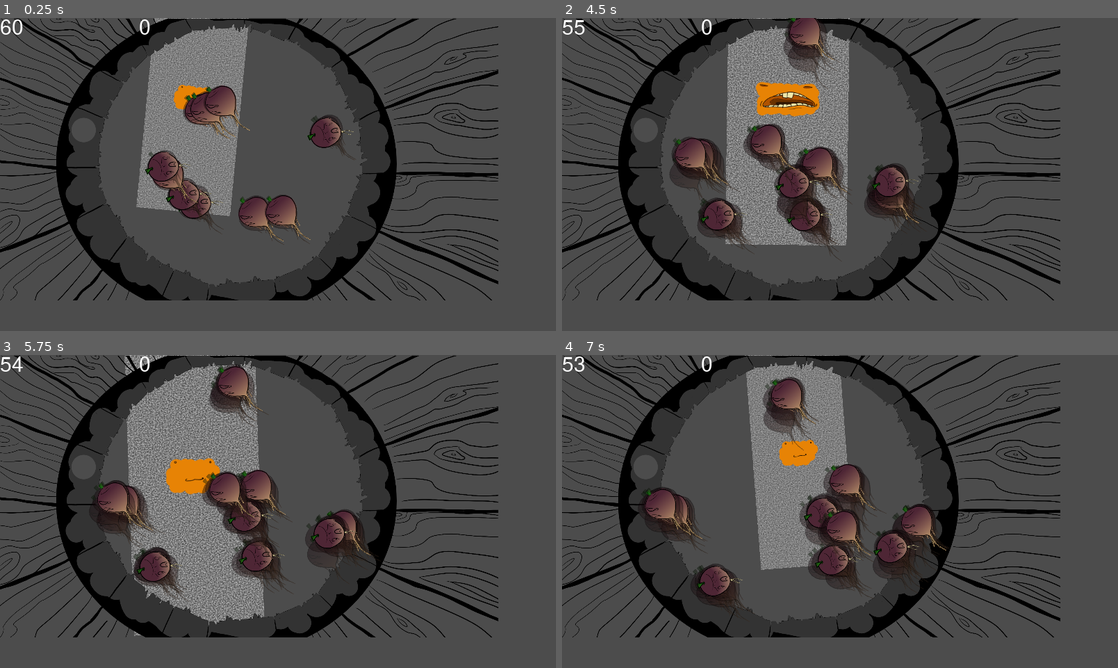
Above: before the commit, frames 1-4 (two rows, left to right).
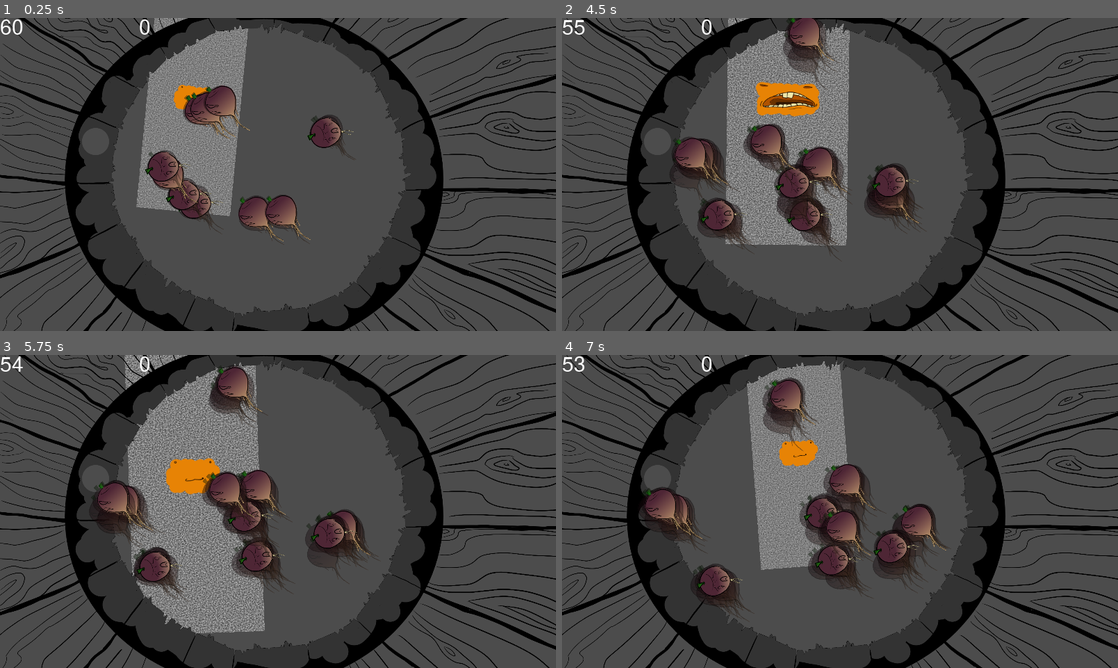
Above: after the commit, the same moments.

Repository: Nopey/carnival
Game: Godot game, scene res://Claw/Game.tscn
The game is run twice, just before and just after one commit, with the same random seed, the same clock (stepped at 60 frames per second) and the same inputs.
Inputs:
- Up to frame 1 (0.25 s): no input
- Up to frame 2 (4.5 s): tap Enter (ui_accept) at 0.5, 0.77, 1.52, 3.02, 3.77 s; hold Right (ui_right) 0.53-1.28 s; hold Down (ui_down) 1.28-2.03 s; hold Right (ui_right) 2.03-2.78 s; hold Up (ui_up) 2.78-3.53 s; hold Left (ui_left) from 3.53 s (still down)
- Up to frame 3 (5.75 s): tap Enter (ui_accept) at 4.52 s; release Left (ui_left) at 5.03 s; hold Down (ui_down) from 5.03 s (still down)
- Up to frame 4 (7 s): release Down (ui_down) at 5.78 s; hold Right (ui_right) 5.78-6.53 s; tap Enter (ui_accept) at 6.02, 6.77 s; hold Up (ui_up) from 6.53 s (still down)

The runs differ from the first frame. In frame 1, 31% of the frame differs, in the area x 0-100%, y 0-100%; in frame 2, 31%; in frame 3, 30%; in frame 4, 30%.

Commit message:
Fix bucket sprite size

Diff:
--- a/Claw/Game.tscn
+++ b/Claw/Game.tscn
@@ -12,8 +12,7 @@
 position = Vector2( 670, 280 )
 
 [node name="Bucket" parent="." instance=ExtResource( 4 )]
-position = Vector2( 856, 489 )
-scale = Vector2( 0.9, 0.9 )
+position = Vector2( 960, 540 )
 
 [node name="Timer" type="RichTextLabel" parent="."]
 margin_right = 200.0
